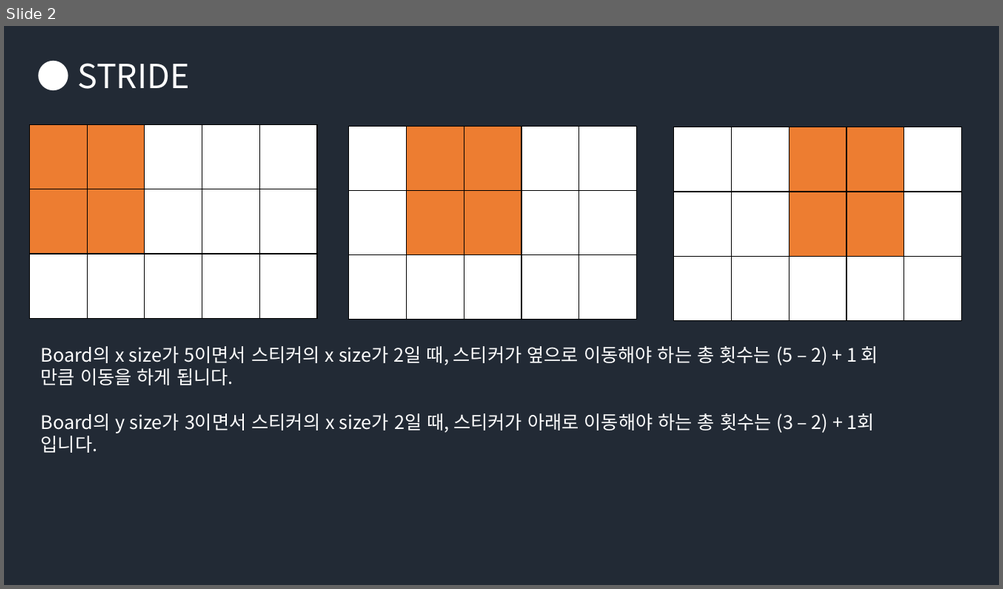
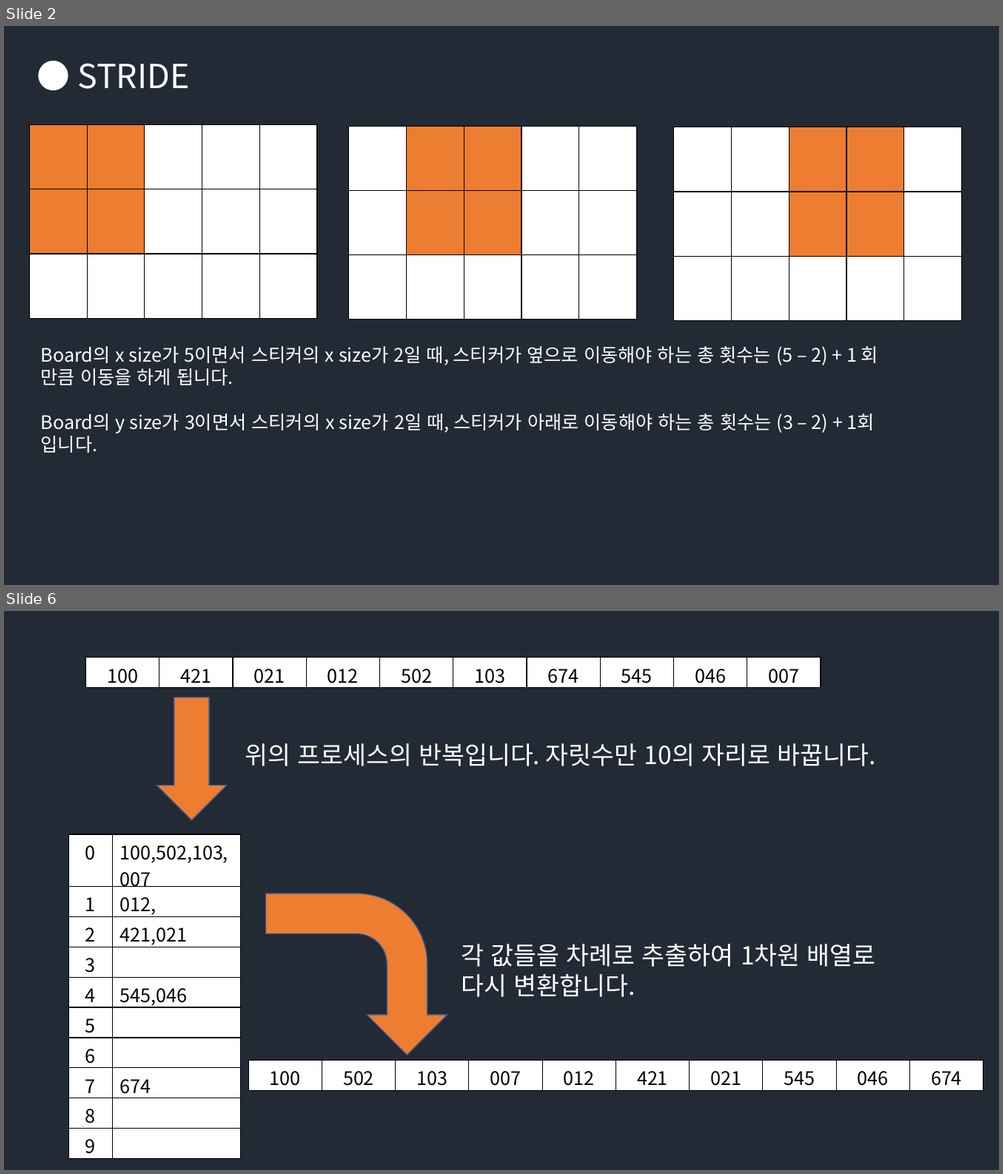
Before and after one commit to Groot-Space/Groot-space.github.io, a slide deck: assets/images/Dynamic Programming.pptx. Shown one above the other, each under a label of ours: slide 2 before the commit, slides 2 and 6 after it; the slides between them are not shown. The pictures are 1003x589 and 1003x1174 pixels, drawn with LibreOffice and Linux fonts; fonts in the diff are those of the drawing. Boxes give left, top, right and bottom in pixels: in the first picture for what was removed or moved away, otherwise in the second. Text is boxed around its words. In the diff, an @@ line names an element or a change of style, - is before the commit and + after.

```diff
--- a/assets/images/Dynamic Programming.pptx
+++ b/assets/images/Dynamic Programming.pptx
@@ slide 6 added at <box>4,611,999,1170</box>, background #222A35 @@
@@ table added at <box>86,658,817,688</box>, 1 rows, 10 columns @@
+100 | 421 | 021 | 012 | 502 | 103 | 674 | 545 | 046 | 007
@@ down arrow added at <box>156,698,226,820</box>, fill #ED7D31, outline #325491 1 pt @@
@@ text added at <box>244,743,876,766</box>, 24 pt, text #FFFFFF @@
+위의 프로세스의 반복입니다. 자릿수만 10의 자리로 바꿉니다.
@@ table added at <box>69,834,241,1159</box>, 10 rows, 2 columns @@
+0 | 100,502,103,007
+1 | 012,
+2 | 421,021
+3 | 
+4 | 545,046
+5 | 
+6 | 
+7 | 674
+8 | 
+9 | 
@@ bent arrow added at <box>265,894,447,1055</box>, fill #ED7D31, outline #325491 1 pt @@
@@ text added at <box>461,944,876,997</box>, 24 pt, text #FFFFFF @@
+각 값들을 차례로 추출하여 1차원 배열로
+다시 변환합니다.
@@ table added at <box>249,1061,980,1091</box>, 1 rows, 10 columns @@
+100 | 502 | 103 | 007 | 012 | 421 | 021 | 545 | 046 | 674
```
Also in this commit, not shown: 7 other slides added, 9 other files.
